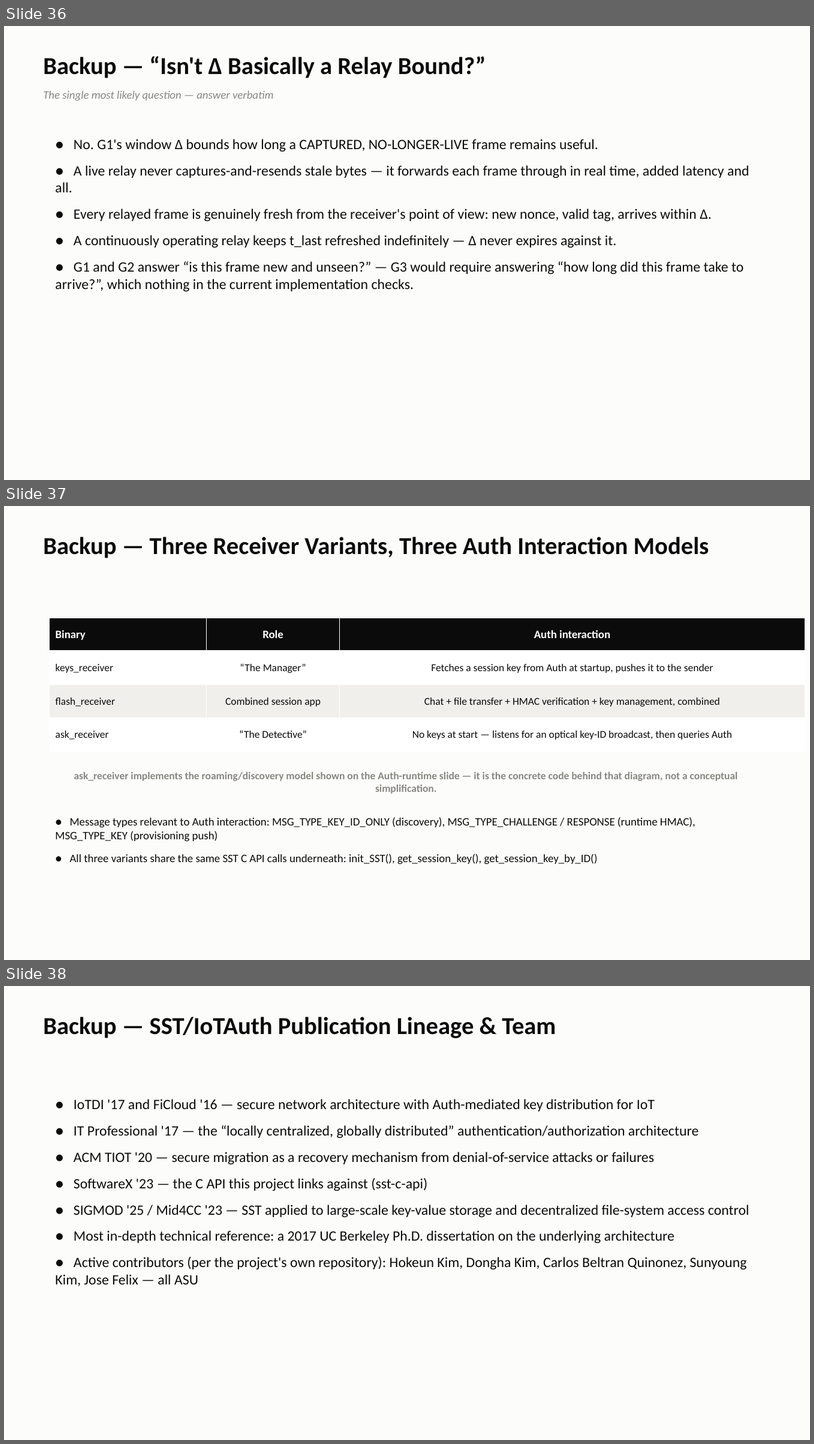
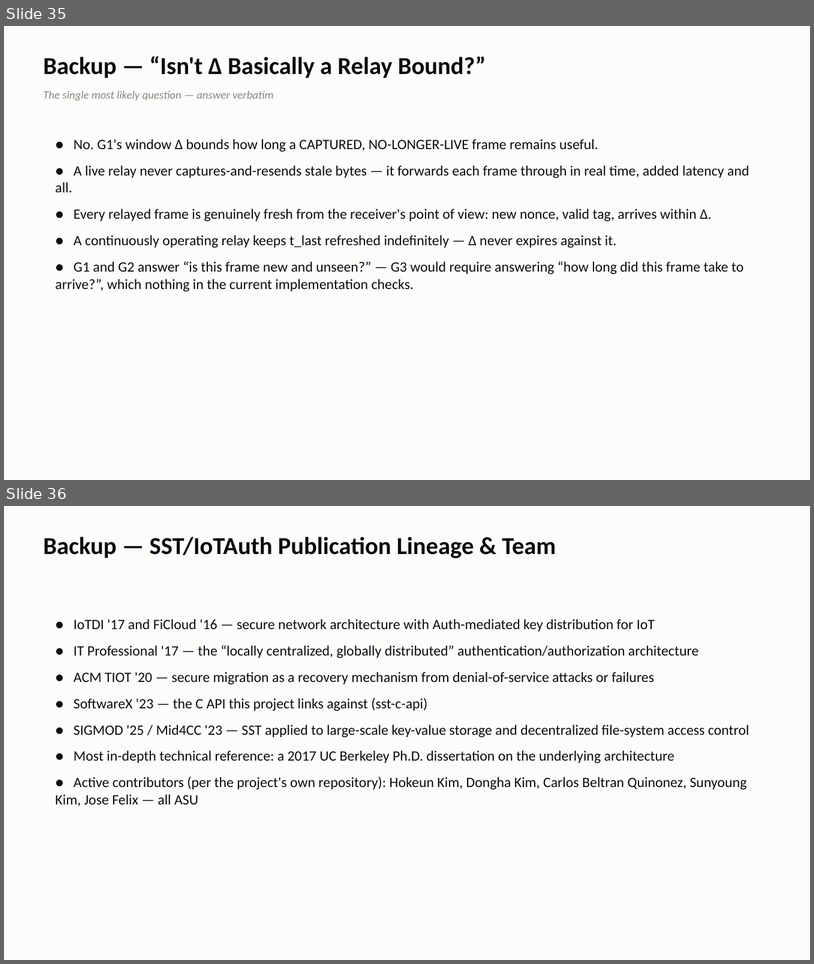
Before and after one commit to iotauth/lifi-auth, a slide deck: thesis_defense/lifi_thesis_defense.pptx. Shown one above the other, each under a label of ours: slides 36, 37 and 38 before the commit, slides 35 and 36 after it. The pictures are 814x1444 and 814x964 pixels, drawn with LibreOffice and Linux fonts; fonts in the diff are those of the drawing. Boxes give left, top, right and bottom in pixels: in the first picture for what was removed or moved away, otherwise in the second. Text is boxed around its words. In the diff, an @@ line names an element or a change of style, - is before the commit and + after.

```diff
--- a/thesis_defense/lifi_thesis_defense.pptx
+++ b/thesis_defense/lifi_thesis_defense.pptx
@@ slide 37 removed at [4,506,810,960], background #FCFCFB @@
@@ text removed at [43,537,710,558] @@
-Backup — Three Receiver Variants, Three Auth Interaction Models
@@ table removed at [50,618,806,751], 4 rows, 3 columns @@
-Binary | Role | Auth interaction
-keys_receiver | “The Manager” | Fetches a session key from Auth at startup, pushes it to the sender
-flash_receiver | Combined session app | Chat + file transfer + HMAC verification + key management, combined
-ask_receiver | “The Detective” | No keys at start — listens for an optical key-ID broadcast, then queries Auth
@@ text removed at [74,772,738,793] @@
-ask_receiver implements the roaming/discovery model shown on the Auth-runtime slide — it is the concrete code behind that diagram, not a conceptual simplification.
@@ text removed at [55,817,696,864] @@
-● Message types relevant to Auth interaction: MSG_TYPE_KEY_ID_ONLY (discovery), MSG_TYPE_CHALLENGE / RESPONSE (runtime HMAC), MSG_TYPE_KEY (provisioning push)
-● All three variants share the same SST C API calls underneath: init_SST(), get_session_key(), get_session_key_by_ID()
@@ what was slide 36 is now slide 35 @@
@@ what was slide 38 is now slide 36 @@
```
Also in this commit, not shown: 1 other slide removed, 4 other files.
